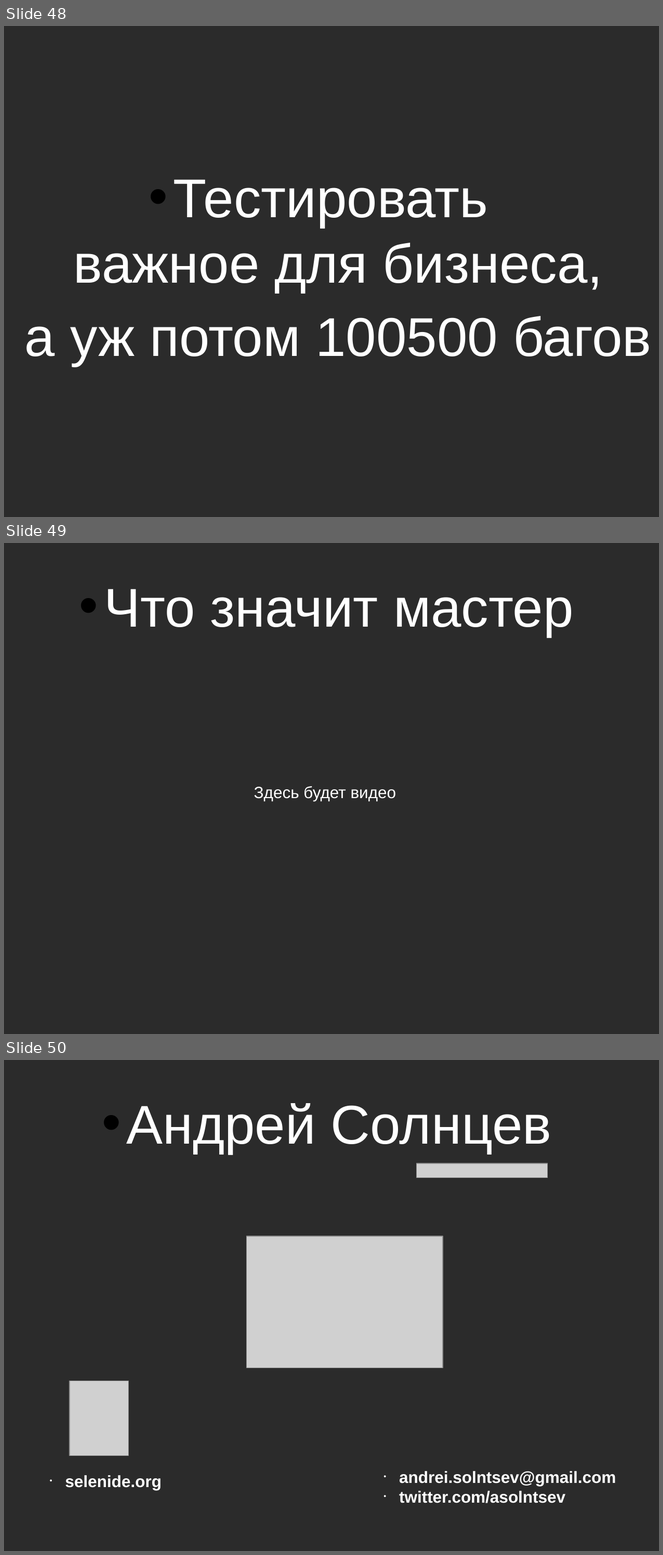
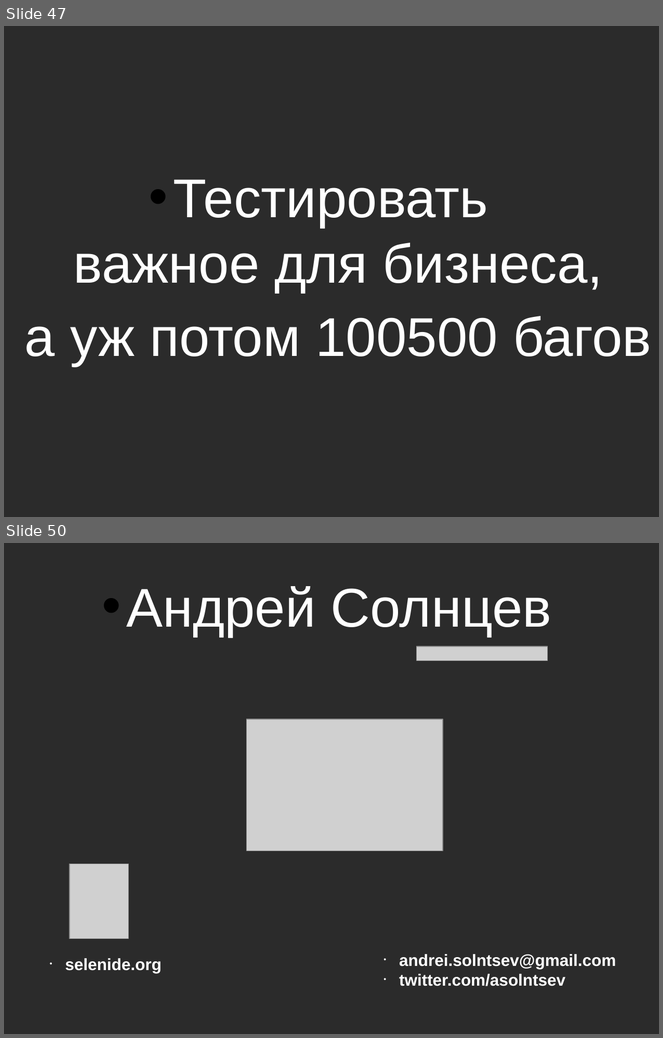
Before and after one commit to asolntsev/presentations, a slide deck: ui-tests/the_fast_and_the_continuous.seleniumcamp2014.odp. Shown one above the other, each under a label of ours: slides 48, 49 and 50 before the commit, slides 47 and 50 after it; the slides between them are not shown. The pictures are 663x1555 and 663x1038 pixels, drawn with LibreOffice and Linux fonts; fonts in the diff are those of the drawing; grey boxes stand for pictures; background and template pictures are left out; a plain dark background stands for a picture behind light text. Boxes give left, top, right and bottom in pixels: in the first picture for what was removed or moved away, otherwise in the second. Text is boxed around its words. In the diff, an @@ line names an element or a change of style, - is before the commit and + after.

```diff
--- a/ui-tests/the_fast_and_the_continuous.seleniumcamp2014.odp
+++ b/ui-tests/the_fast_and_the_continuous.seleniumcamp2014.odp
@@ slide 49 removed at [4, 543, 659, 1034], background picture (left out) @@
@@ text removed at [104, 589, 574, 637] @@
-• Что значит мастер
@@ text removed at [254, 786, 397, 801] @@
-Здесь будет видео
@@ what was slide 48 is now slide 47 @@
```
Also in this commit, not shown: 6 slides changed, 1 slide added.
